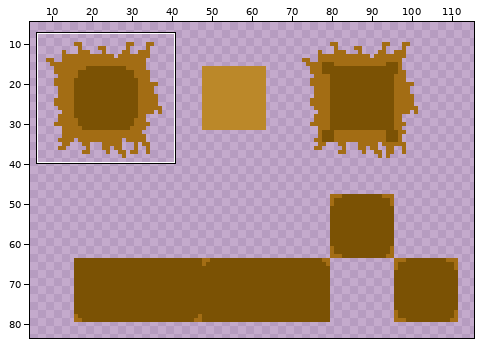
Edited in one commit: sprite sheet (tilesets/desertTest.png). The picture above shows the old version from afar; the outline marks the close-up.
Close-up. First the earlier version:
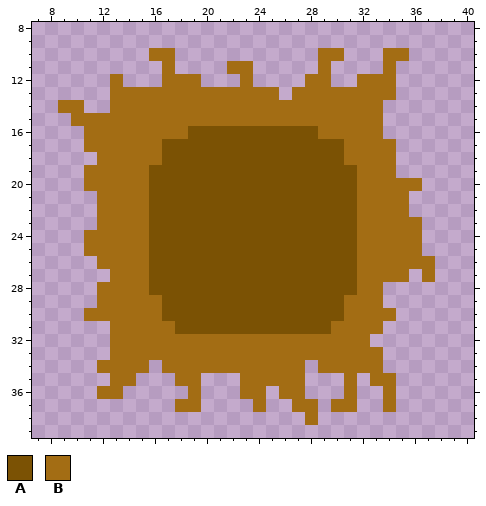
The file is 128x128 pixels. Shown: x 7..40, y 8..39. The wide view leaves out empty margins.
Palette (. is transparent): A #7b5204  B #a36d14
Pixels before, first column x 9:
10 .......BB...........BB...BB..
11 ........B....BB.....B....B...
12 ....B...BBB...B....BB..BBB...
13 ....BBBBBBBBBBBBB.BBBBBBBB...
14 BB..BBBBBBBBBBBBBBBBBBBBB....
15 .BBBBBBBBBBBBBBBBBBBBBBBB....
16 ..BBBBBBBBAAAAAAAAAABBBBB....
17 ..BBBBBBAAAAAAAAAAAAAABBBB...
18 ...BBBBBAAAAAAAAAAAAAABBBB...
19 ..BBBBBAAAAAAAAAAAAAAAABBB...
20 ..BBBBBAAAAAAAAAAAAAAAABBBBB.
21 ...BBBBAAAAAAAAAAAAAAAABBBB..
22 ...BBBBAAAAAAAAAAAAAAAABBBB..
23 ...BBBBAAAAAAAAAAAAAAAABBBBB.
24 ..BBBBBAAAAAAAAAAAAAAAABBBBB.
25 ..BBBBBAAAAAAAAAAAAAAAABBBBB.
26 ...BBBBAAAAAAAAAAAAAAAABBBBBB
27 ....BBBAAAAAAAAAAAAAAAABBBB.B
28 ...BBBBAAAAAAAAAAAAAAAABB....
29 ...BBBBBAAAAAAAAAAAAAABBB....
30 ..BBBBBBAAAAAAAAAAAAAABBBB...
31 ....BBBBBAAAAAAAAAAAABBBB....
32 ....BBBBBBBBBBBBBBBBBBBB.....
33 ....BBBBBBBBBBBBBBBBBBBBB....
34 ...BBBB.BBBBBBBBBBB.BBBBB....
35 ....BB...BB...BBBBB...B.BB...
36 ...BB.....B...BB.BB...B..B...
37 .........BB....B..BB.BB..B...
38 ...................B.........
Now the later version:
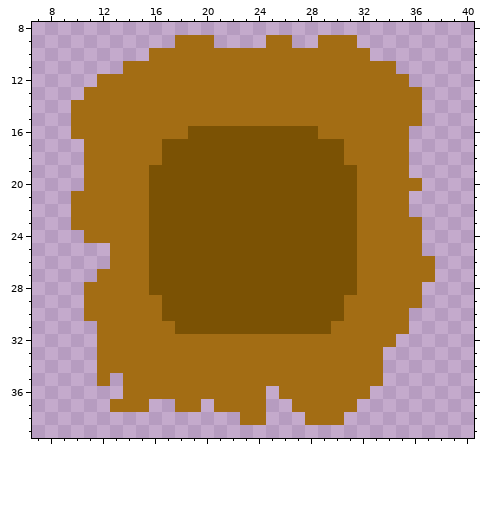
Change:
Changed rows in their new state; - is an unchanged pixel.
first column x 9:
 9 ---------BBB----BB--BBB-----
10 ---------BBBBBBBBBBB--BB-..-
11 -----BBB-BBBB--BBBBB-BBBB---
12 ---B-BBB---BBB-BBBB--BB---B-
13 --BB-------------B--------BB
14 .-BB---------------------BBB
15 -------------------------BBB
16 -B-----------------------BB-
17 --------------------------B-
18 --B-----------------------B-
19 --------------------------B-
21 -BB-------------------------
22 -BB-------------------------
23 -BB-------------------------
25 --..------------------------
26 ---.------------------------
27 ---B-----------------------B
28 --B----------------------BBB
29 --B----------------------BBB
30 --------------------------B-
31 ---B---------------------BB-
32 ---B--------------------BB--
33 ---B------------------------
34 -------B-----------B--------
35 ---B.-BBB--BBB-----BBB-B-.--
36 ---..BBBBB-BBB-----BBB-B-.--
37 ----BBB-----BBB-----B----.--
38 --------------BB----BB------
Pixel boxes of the changes (left, top, right, bottom) in both close-ups:
changed: (58, 35, 422, 425)
